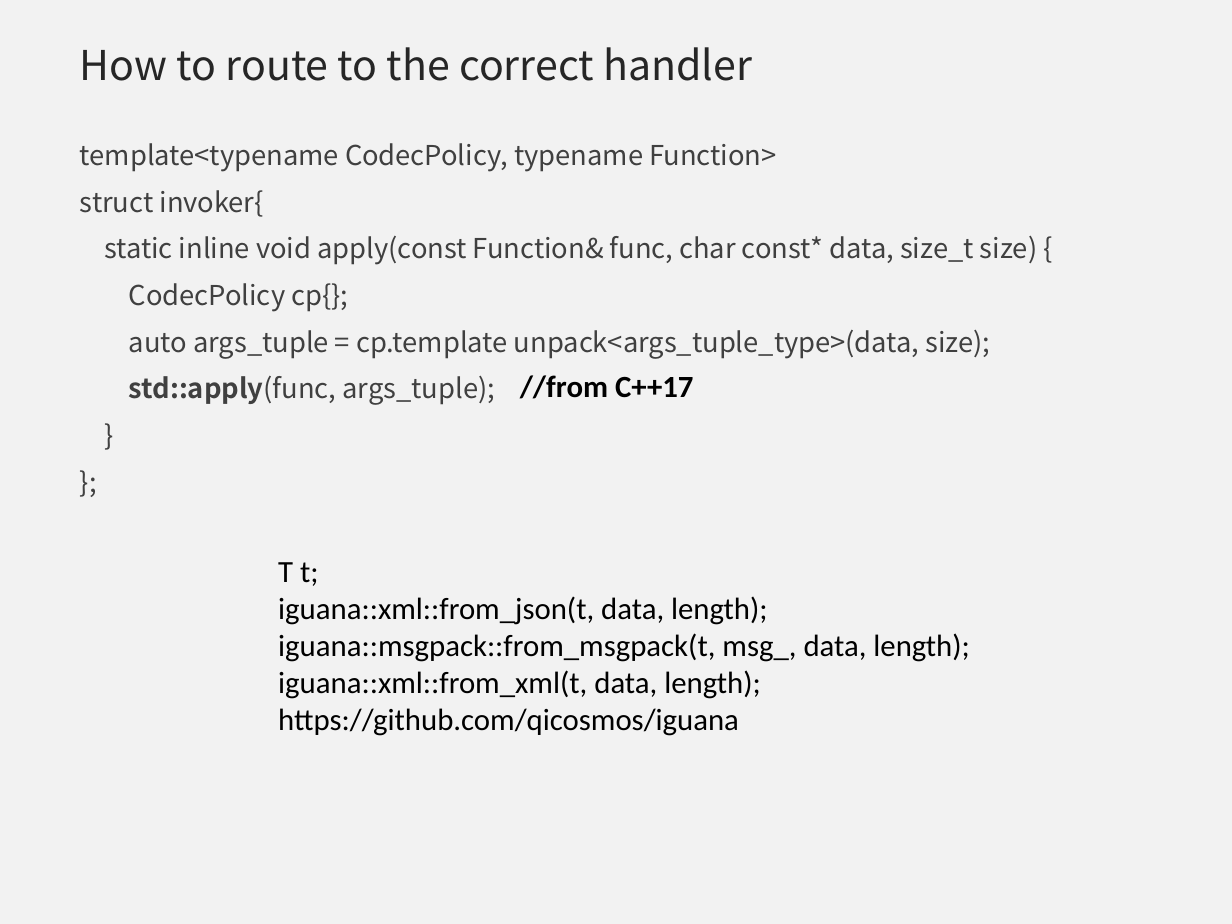
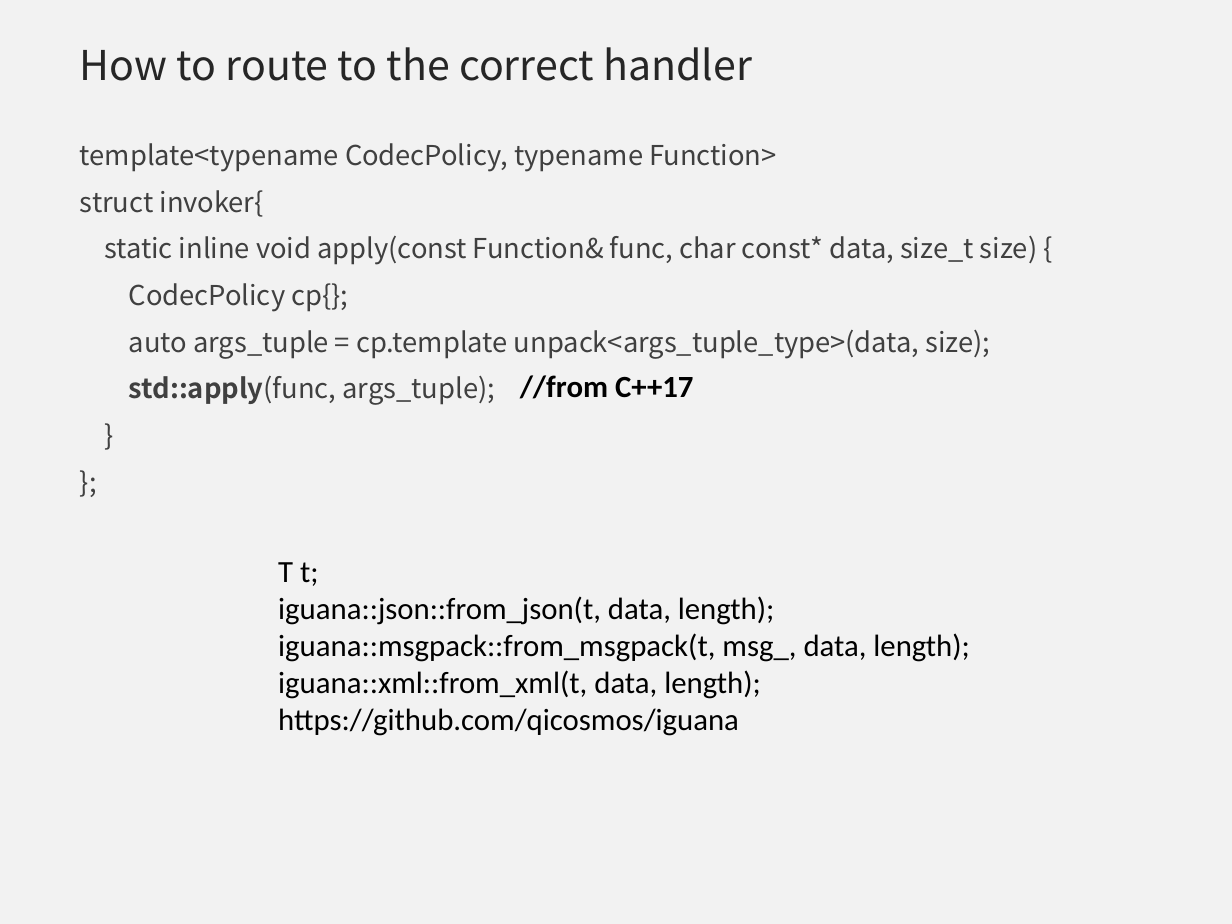
Before and after one commit to qicosmos/cppnow2017-ppt, a slide deck: slide 24 of An easy to use RPC framework implemented by c++11 and c++14 - shorter.pptx (slide 25 before the commit). Drawn at 1232x924 pixels with LibreOffice and Linux fonts; fonts in the diff are those of the drawing; background and template pictures are left out. Boxes give left, top, right and bottom in pixels: in the first picture for what was removed or moved away, otherwise in the second. Text is boxed around its words. In the diff, an @@ line names an element or a change of style, - is before the commit and + after.

Commit message:
update

```diff
--- a/An easy to use RPC framework implemented by c++11 and c++14 - shorter.pptx
+++ b/An easy to use RPC framework implemented by c++11 and c++14 - shorter.pptx
@@ text at bbox=[278, 596, 775, 625]: text changed @@
-iguana::xml::from_json(t, data, length);
+iguana::json::from_json(t, data, length);
```
Also in this commit, not shown: 10 other slides changed, 1 slide added, 1 slide removed.
